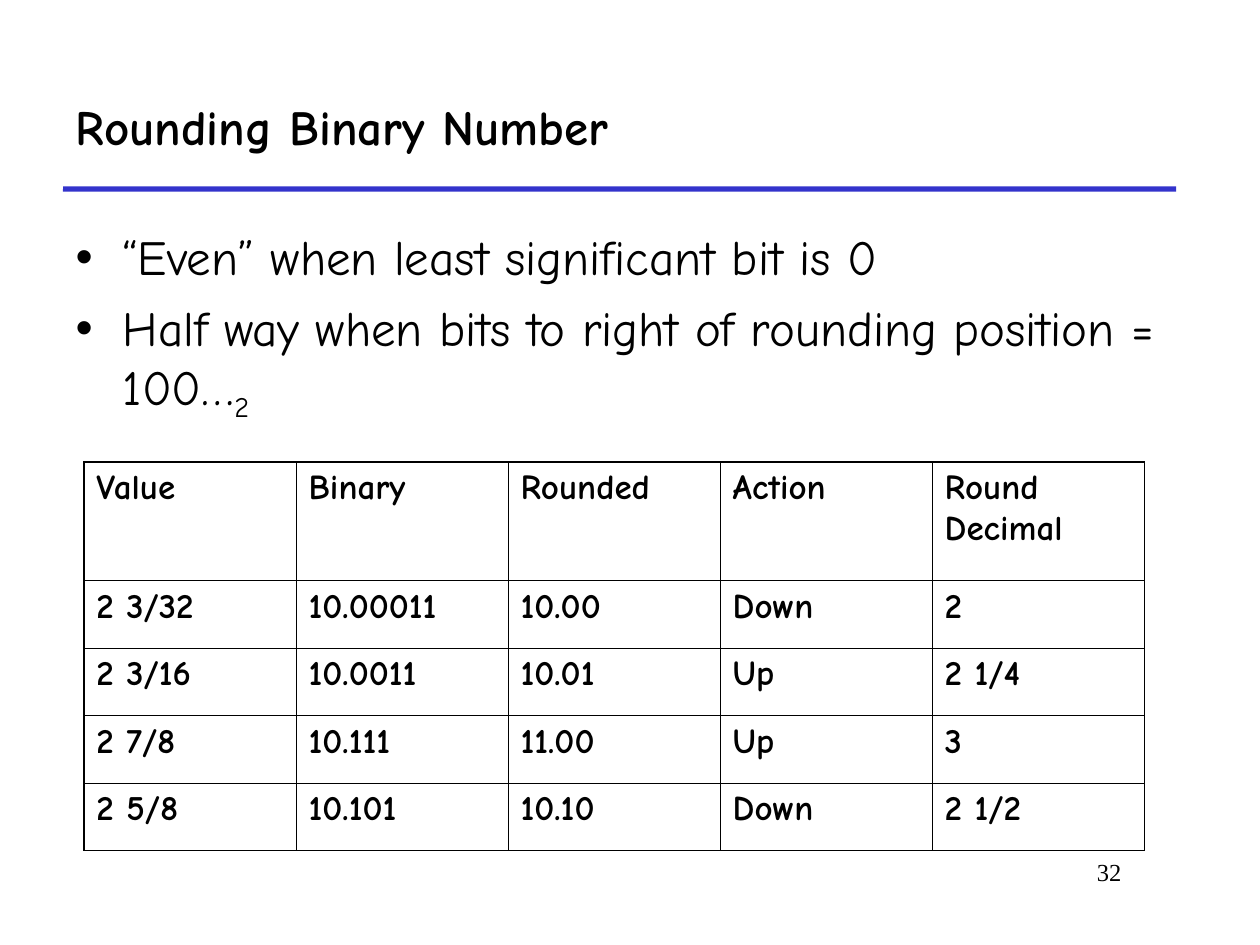
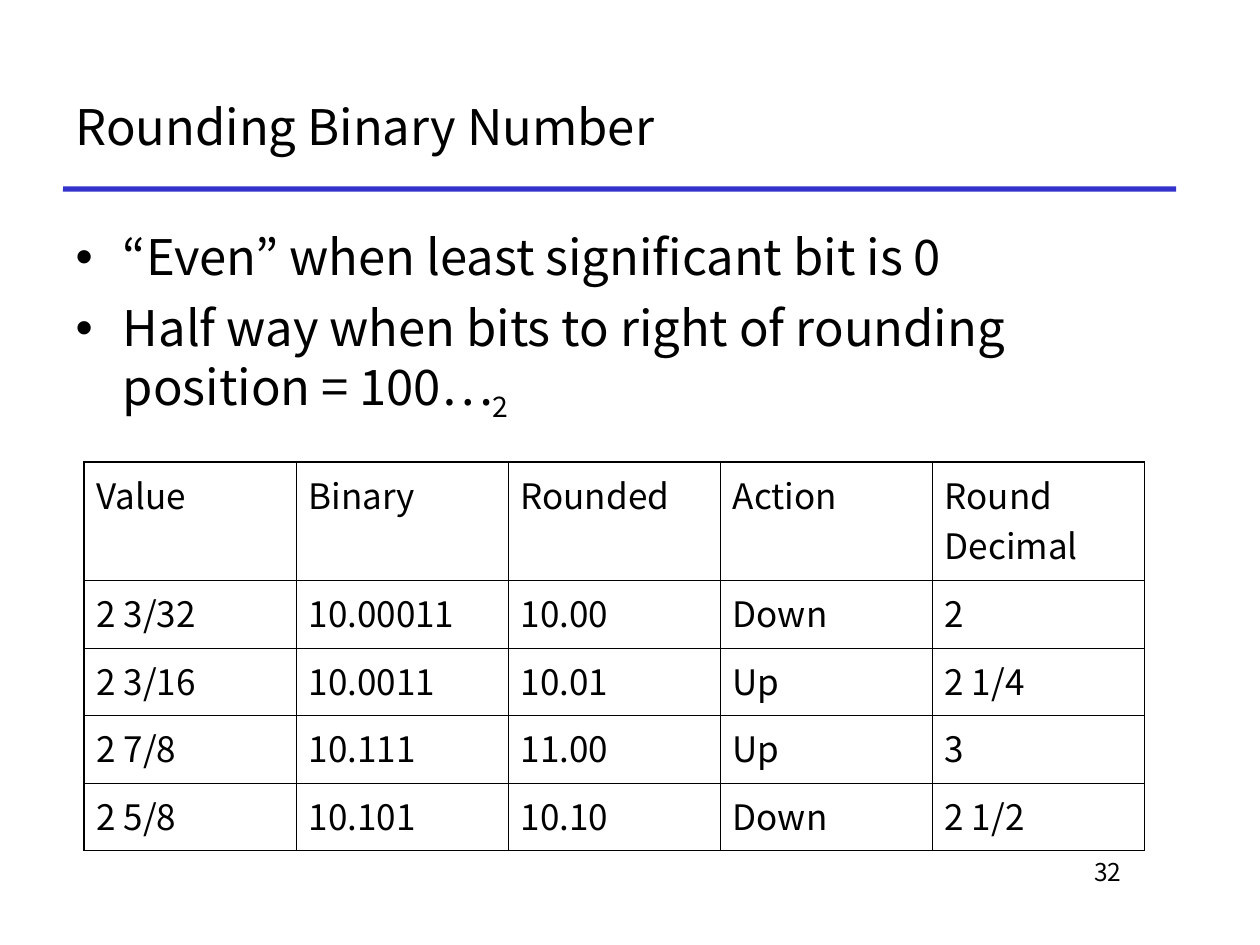
Before and after one commit to To-oTke/oh-my-ics, a slide deck: slide 32 of slides/1-14-float.ppt. Drawn at 1260x945 pixels with LibreOffice and Linux fonts; fonts in the diff are those of the drawing. Boxes give left, top, right and bottom in pixels: in the first picture for what was removed or moved away, otherwise in the second. Text is boxed around its words. In the diff, an @@ line names an element or a change of style, - is before the commit and + after.

```diff
--- a/slides/1-14-float.ppt
+++ b/slides/1-14-float.ppt
@@ title "Rounding Binary Number" at box(76, 106, 654, 158): font Comic Neue to Noto Sans CJK KR, bold off @@
@@ text "“Even” when least significant bit ..." at box(123, 235, 1005, 417): font Comic Neue to Noto Sans CJK KR @@
@@ table at box(84, 462, 1143, 850) @@
@@ font Comic Neue to Noto Sans CJK KR, bold off @@
@@ page number at box(1094, 862, 1121, 882): font Times New Roman to Noto Sans CJK KR @@
```
Also in this commit, not shown: 45 other slides changed, 3 other files.
